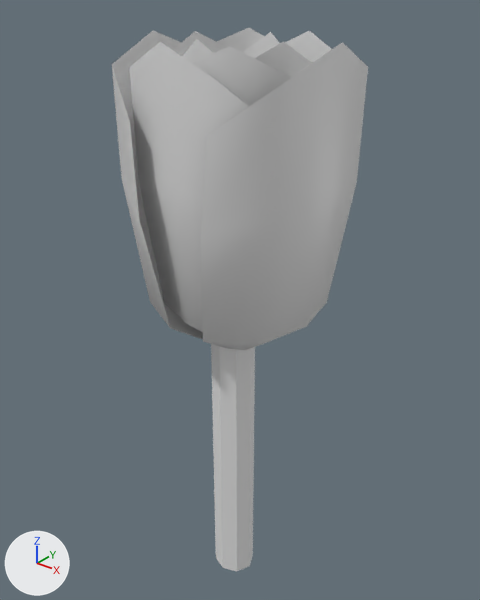
Renders of the FBX model Vuforia AR/Assets/Models/TULIP_OBJECT.fbx from each side of a commit.
The view is the same before and after, from a 50 mm camera at (2.67, -3.33, 1.67) aimed at (-0.07, 0.09, -0.45). The lights are fixed; the arrows at lower left show +X, +Y and +Z. Where no turn or scale is listed for an object, it has been applied to the vertices.

The first picture shows 'tulip'.
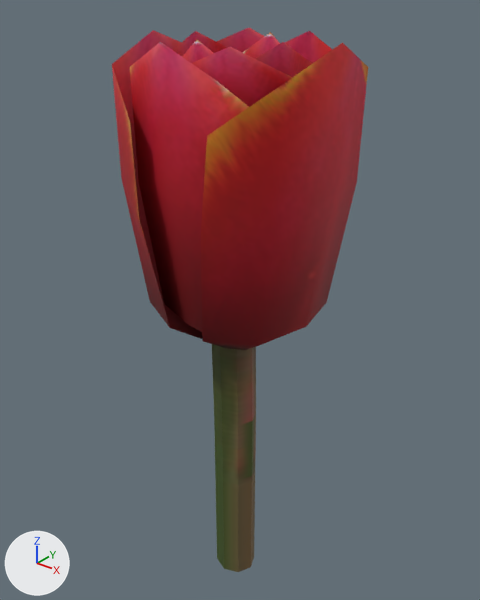
The newer file is also turned or shifted as a whole; pictures and numbers use the older file's frame.

Boxes [x1, y1, x2, y2] around the edits, measured in the pictures (480 x 600 px):
'tulip', recoloured (grey to red)
    both: [112, 28, 368, 572]

What changed in the scene script:
```text
Add img_flower_png:
    img_flower_png = load_image('flower.png', 'flower.png', 1024, 1024, 'sRGB')
Add mat_material_001:
    mat_material_001 = principled_material('Material.001')
    mat_material_001.texture = img_flower_png
    mat_material_001.roughness = 0.69
Change me_tulip:
    where me_tulip.from_pydata(...)  # 173 vertices, 153 faces; spans x -0.72..0.72, y -0.67..0.64, z -2.82..1.37
    add me_tulip.materials.append(mat_material_001)  # picture img_flower_png
```
